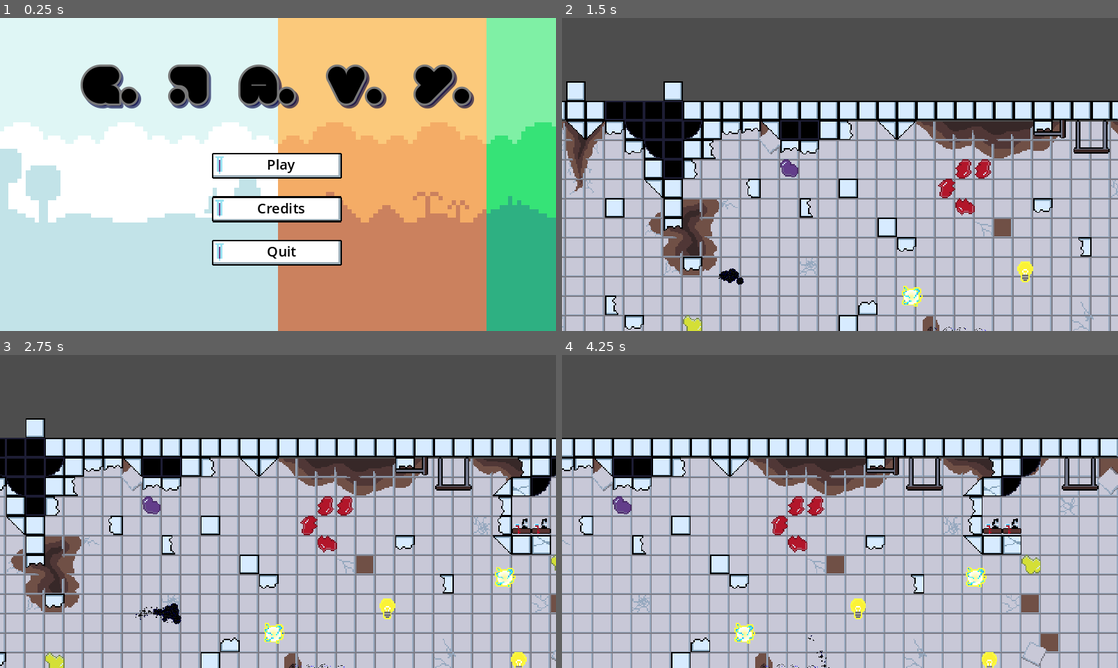
Above: before the commit, frames 1-4 (two rows, left to right).
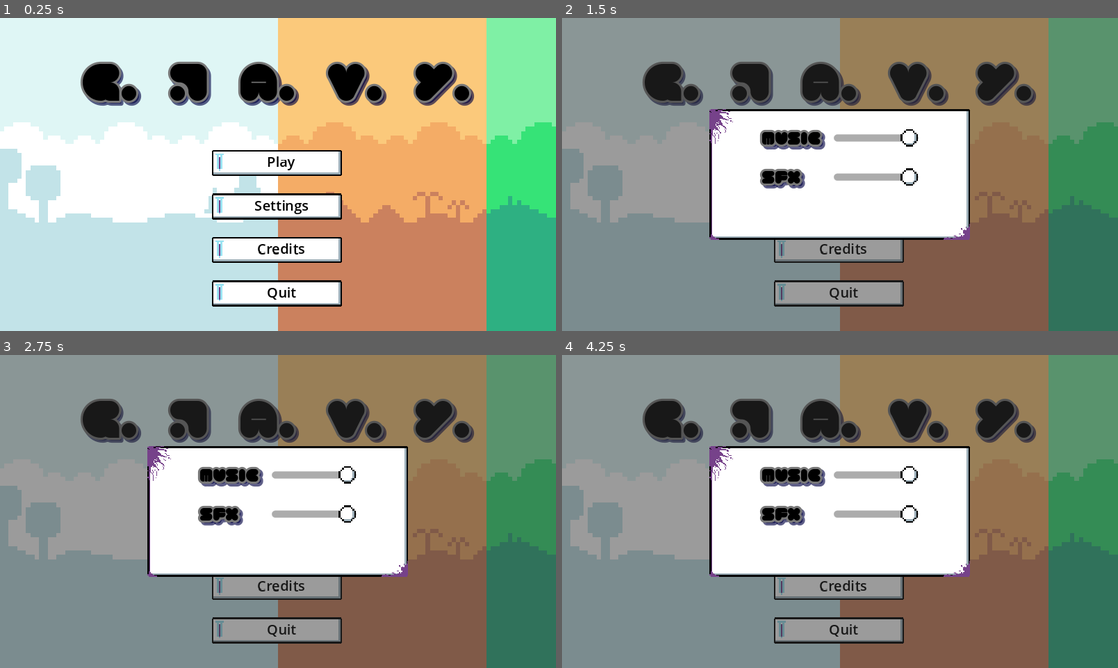
Above: after the commit, the same moments.

Repository: BenBenBenB/godot-testing-2d
Game: Godot game, scene res://scene/main.tscn
Same seed, same stepped clock (60 frames per second), same inputs: the game is played once before the commit and once after it. Sound files missing from this copy of the repository are replaced by a short silence.
Inputs (mouse positions are in pixels of both pictures, inside the frame that each line leads up to):
- Up to frame 1 (0.25 s): no input
- Up to frame 2 (1.5 s): click (840, 205) at 0.5 s, where only the run after the commit has a clickable "Settings"; click "Play" at 1.25 s
- Up to frame 3 (2.75 s): click (278, 498) at 2 s, where only the run after the commit has a clickable "Play"
- Up to frame 4 (4.25 s): hold D (move_right) 2.78-3.53 s; hold S (move_down) from 3.53 s (still down)

The runs differ from the first frame. In frame 1, 7.3% of the frame differs, in the area x 14-86%, y 14-93%; in frame 2, 96%; in frame 3, 96%; in frame 4, 97%, in the area x 0-100%, y 0-100%.

Commit message:
add settings menu functionality

Diff:
--- /dev/null
+++ b/default_bus_layout.tres
@@ -0,0 +1,15 @@
+[gd_resource type="AudioBusLayout" format=3 uid="uid://yvghhxa8o5cw"]
+
+[resource]
+bus/1/name = &"Music"
+bus/1/solo = false
+bus/1/mute = false
+bus/1/bypass_fx = false
+bus/1/volume_db = 0.0
+bus/1/send = &"Master"
+bus/2/name = &"SFX"
+bus/2/solo = false
+bus/2/mute = false
+bus/2/bypass_fx = false
+bus/2/volume_db = 0.0
+bus/2/send = &"Master"
--- a/scene/level/level_01.tscn
+++ b/scene/level/level_01.tscn
@@ -120,6 +120,7 @@
 
 [node name="BackgroundMusic" type="AudioStreamPlayer" parent="."]
 stream = ExtResource("2_e4ubd")
+bus = &"Music"
 
 [node name="looping BG" type="Sprite2D" parent="."]
 modulate = Color(0.784314, 0.784314, 0.843137, 1)
--- a/scene/main.tscn
+++ b/scene/main.tscn
@@ -8,6 +8,7 @@
 [ext_resource type="PackedScene" uid="uid://ht5y7fx1fdck" path="res://scene/ui/death_menu.tscn" id="5_aw3yp"]
 [ext_resource type="Script" path="res://script/state/game_ui/death_screen.gd" id="5_dvhj4"]
 [ext_resource type="Script" path="res://script/state/game_ui/main_menu_screen.gd" id="6_oc72y"]
+[ext_resource type="PackedScene" uid="uid://dm72p31hntb2a" path="res://scene/ui/settings.tscn" id="6_pipb7"]
 [ext_resource type="Script" path="res://script/state/game_ui/level_active_screen.gd" id="7_xid75"]
 [ext_resource type="Script" path="res://script/state/game_ui/pause_menu_screen.gd" id="9_t7can"]
 [ext_resource type="Script" path="res://script/state/game_ui/victory_screen.gd" id="10_lkmeh"]
@@ -53,6 +54,9 @@
 [node name="DeathMenu" parent="UIMain" instance=ExtResource("5_aw3yp")]
 visible = false
 
+[node name="Settings" parent="UIMain" instance=ExtResource("6_pipb7")]
+visible = false
+
 [node name="StateMachineUI" type="Node" parent="." node_paths=PackedStringArray("current_state")]
 process_mode = 3
 script = ExtResource("5_7ngvv")
--- a/scene/ui/main_menu.gd
+++ b/scene/ui/main_menu.gd
@@ -29,4 +29,5 @@
 	set_process(true)
 	set_process_input(true)
 	set_process_unhandled_input(true)
-	title_music.play();
+	if not title_music.playing:
+		title_music.play();
--- a/scene/ui/main_menu.tscn
+++ b/scene/ui/main_menu.tscn
@@ -19,6 +19,7 @@
 [node name="TitleMusic" type="AudioStreamPlayer" parent="."]
 stream = ExtResource("3_67hhc")
 autoplay = true
+bus = &"Music"
 
 [node name="Background" type="TextureRect" parent="."]
 layout_mode = 1
@@ -74,7 +75,6 @@
 
 [node name="SettingsButton" type="Button" parent="MarginContainer/VBoxContainer/VBoxContainer2"]
 unique_name_in_owner = true
-visible = false
 custom_minimum_size = Vector2(150, 30)
 layout_mode = 2
 size_flags_horizontal = 4
--- a/scene/ui/pause_menu.tscn
+++ b/scene/ui/pause_menu.tscn
@@ -17,6 +17,7 @@
 hover_particle = NodePath("ColorRect/HBoxContainer/hover particle")
 
 [node name="PauseMuzak" type="AudioStreamPlayer" parent="."]
+bus = &"Music"
 
 [node name="ColorRect" type="ColorRect" parent="."]
 layout_mode = 1
--- /dev/null
+++ b/scene/ui/settings.gd
@@ -0,0 +1,35 @@
+extends Control
+class_name SettingsMenu
+
+signal close_settings()
+
+var music_bus = AudioServer.get_bus_index("Music")
+var sfx_bus = AudioServer.get_bus_index("SFX")
+
+# Called when the node enters the scene tree for the first time.
+func _ready():
+	pass # Replace with function body.
+
+func activate() -> void:
+	show()
+	set_process(true)
+	set_process_input(true)
+	set_process_unhandled_input(true)
+
+func deactivate() -> void:
+	hide()
+	set_process(false)
+	set_process_input(false)
+	set_process_unhandled_input(false)
+
+func _on_music_slider_mouse_exited():
+	release_focus()
+
+func _on_sfx_slider_mouse_exited():
+	release_focus()
+
+func _on_music_slider_value_changed(value):
+	AudioServer.set_bus_volume_db(music_bus, linear_to_db(value))
+
+func _on_sfx_slider_value_changed(value):
+	AudioServer.set_bus_volume_db(sfx_bus, linear_to_db(value))
--- a/scene/ui/settings.tscn
+++ b/scene/ui/settings.tscn
@@ -1,6 +1,7 @@
-[gd_scene load_steps=3 format=3 uid="uid://dm72p31hntb2a"]
+[gd_scene load_steps=4 format=3 uid="uid://dm72p31hntb2a"]
 
 [ext_resource type="Theme" uid="uid://nd2u72aiasw8" path="res://resource/UI_theme.tres" id="1_gy3fc"]
+[ext_resource type="Script" path="res://scene/ui/settings.gd" id="2_i0q3i"]
 [ext_resource type="Texture2D" uid="uid://qij8po5yl3e" path="res://assets/tileset/UI sprites.png" id="2_xp3aw"]
 
 [node name="Settings" type="Control"]
@@ -11,6 +12,7 @@
 grow_horizontal = 2
 grow_vertical = 2
 theme = ExtResource("1_gy3fc")
+script = ExtResource("2_i0q3i")
 
 [node name="ColorRect" type="ColorRect" parent="."]
 layout_mode = 1
@@ -66,33 +68,43 @@
 theme_override_constants/v_separation = 20
 columns = 2
 
-[node name="music_label" type="Label" parent="NinePatchRect/VBoxContainer/GridContainer"]
+[node name="MusicLabel" type="Label" parent="NinePatchRect/VBoxContainer/GridContainer"]
 layout_mode = 2
 theme_override_font_sizes/font_size = 20
 text = "Music"
 
-[node name="music_slider" type="HSlider" parent="NinePatchRect/VBoxContainer/GridContainer"]
+[node name="MusicSlider" type="HSlider" parent="NinePatchRect/VBoxContainer/GridContainer"]
 custom_minimum_size = Vector2(50, 0)
 layout_mode = 2
 size_flags_horizontal = 3
 size_flags_vertical = 8
-value = 100.0
+max_value = 1.0
+step = 0.005
+value = 1.0
 
-[node name="sfx_label" type="Label" parent="NinePatchRect/VBoxContainer/GridContainer"]
+[node name="SfxLabel" type="Label" parent="NinePatchRect/VBoxContainer/GridContainer"]
 layout_mode = 2
 theme_override_font_sizes/font_size = 20
 text = "SFX"
 
-[node name="HSlider" type="HSlider" parent="NinePatchRect/VBoxContainer/GridContainer"]
+[node name="SfxSlider" type="HSlider" parent="NinePatchRect/VBoxContainer/GridContainer"]
 layout_mode = 2
 size_flags_horizontal = 3
 size_flags_vertical = 8
-value = 100.0
+max_value = 1.0
+step = 0.005
+value = 1.0
 
 [node name="CheckBox" type="Button" parent="NinePatchRect/VBoxContainer"]
+visible = false
 layout_mode = 2
 size_flags_horizontal = 4
 size_flags_vertical = 4
 toggle_mode = true
 button_pressed = true
 text = "Brightness"
+
+[connection signal="mouse_exited" from="NinePatchRect/VBoxContainer/GridContainer/MusicSlider" to="." method="_on_music_slider_mouse_exited"]
+[connection signal="value_changed" from="NinePatchRect/VBoxContainer/GridContainer/MusicSlider" to="." method="_on_music_slider_value_changed"]
+[connection signal="mouse_exited" from="NinePatchRect/VBoxContainer/GridContainer/SfxSlider" to="." method="_on_sfx_slider_mouse_exited"]
+[connection signal="value_changed" from="NinePatchRect/VBoxContainer/GridContainer/SfxSlider" to="." method="_on_sfx_slider_value_changed"]
--- a/script/state/game_ui/main_menu_screen.gd
+++ b/script/state/game_ui/main_menu_screen.gd
@@ -20,21 +20,18 @@
 	LevelManager.unload_level()
 	main_menu.activate()
 
-func exit():
-	main_menu.deactivate()
-
 func exit_game():
 	get_tree().root.propagate_notification(NOTIFICATION_WM_CLOSE_REQUEST)
 	get_tree().quit()
 
 func show_settings():
-	pass # todo
-	#Transitioned.emit(settings_screen)
+	Transitioned.emit(settings_screen)
 
 func show_credits():
 	pass # todo
 	#Transitioned.emit(credits_screen)
 
 func start_game(level_id: int):
+	main_menu.deactivate()
 	LevelManager.load_level(level_id)
 	Transitioned.emit(level_active_screen)
--- a/script/state/game_ui/settings_screen.gd
+++ b/script/state/game_ui/settings_screen.gd
@@ -1,3 +1,17 @@
 extends State
 class_name SettingsScreen
 # can go back to main menu (or sub menus!)
+
+@onready var settings: SettingsMenu = $"../../UIMain/Settings"
+
+@onready var main_menu_screen = $"../MainMenuScreen"
+
+func enter():
+	settings.show()
+
+func exit():
+	settings.hide()
+
+func update(_delta):
+	if Input.is_action_pressed("pause"):
+		Transitioned.emit(main_menu_screen)
Not shown: 1 places in scene/main.tscn that only renumber resources
